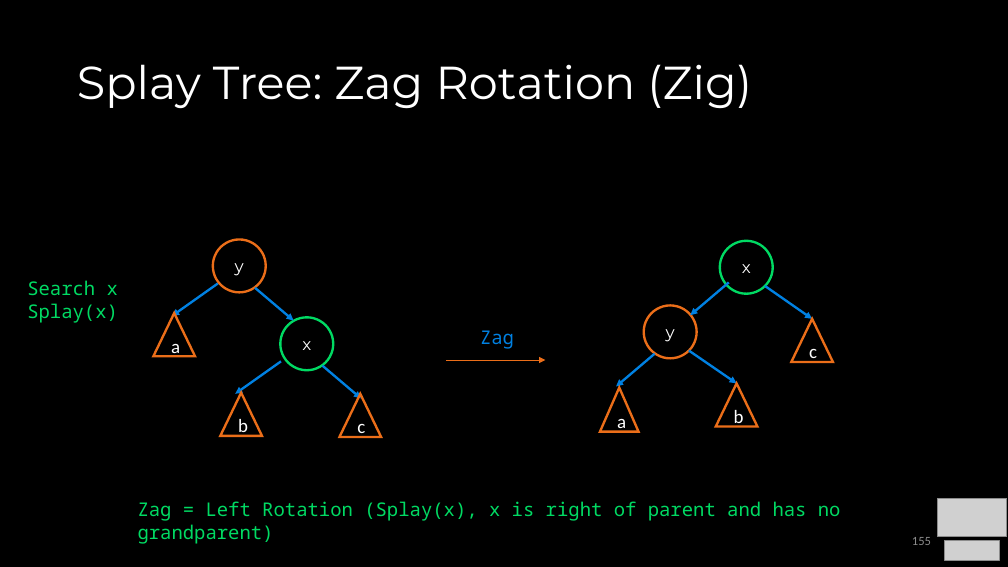
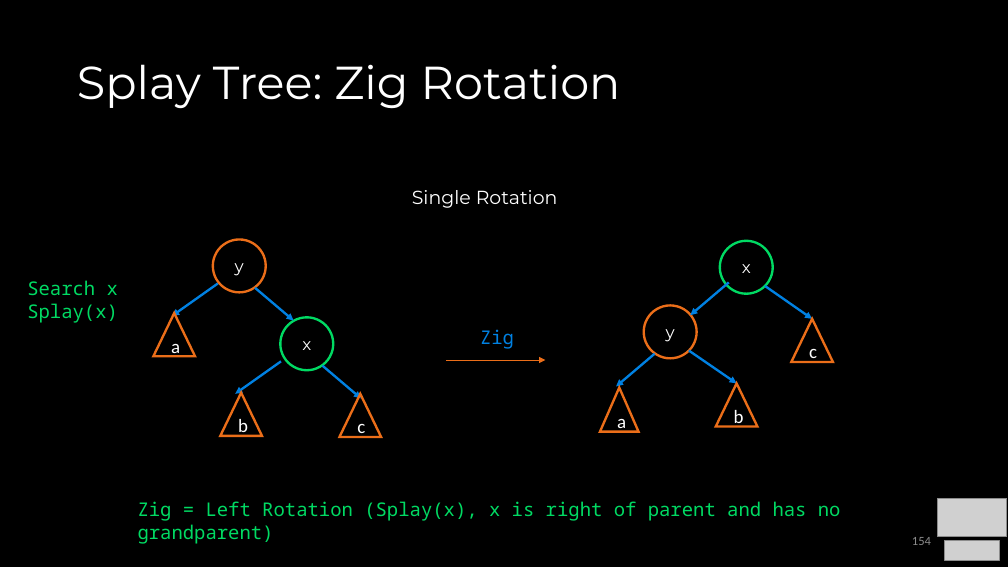
Before and after one commit to COP3530/Instructional-Content, a slide deck: slide 154 of Slides/Slides-PPT/4 - Balanced Trees.pptx (slide 155 before the commit). Drawn at 1008x567 pixels with LibreOffice and Linux fonts; fonts in the diff are those of the drawing; grey boxes stand for pictures. Boxes give left, top, right and bottom in pixels: in the first picture for what was removed or moved away, otherwise in the second. Text is boxed around its words. In the diff, an @@ line names an element or a change of style, - is before the commit and + after.

```diff
--- a/Slides/Slides-PPT/4 - Balanced Trees.pptx
+++ b/Slides/Slides-PPT/4 - Balanced Trees.pptx
@@ title at (77,64,621,109): text changed @@
-Splay Tree: Zag Rotation (Zig)
+Splay Tree: Zig Rotation
@@ text added at (412,190,558,208), 18 pt, text #FFFFFF @@
+Single Rotation
@@ text at (480,329,514,349): text changed @@
-Zag
+Zig
@@ text at (138,501,841,521): text changed @@
-Zag = Left Rotation (Splay(x), x is right of parent and has no grandparent)
+Zig = Left Rotation (Splay(x), x is right of parent and has no grandparent)
@@ page number at (912,537,931,545): text changed @@
-155
+154
```
Also in this commit, not shown: 18 other slides changed, 1 slide removed, 1 other file.
